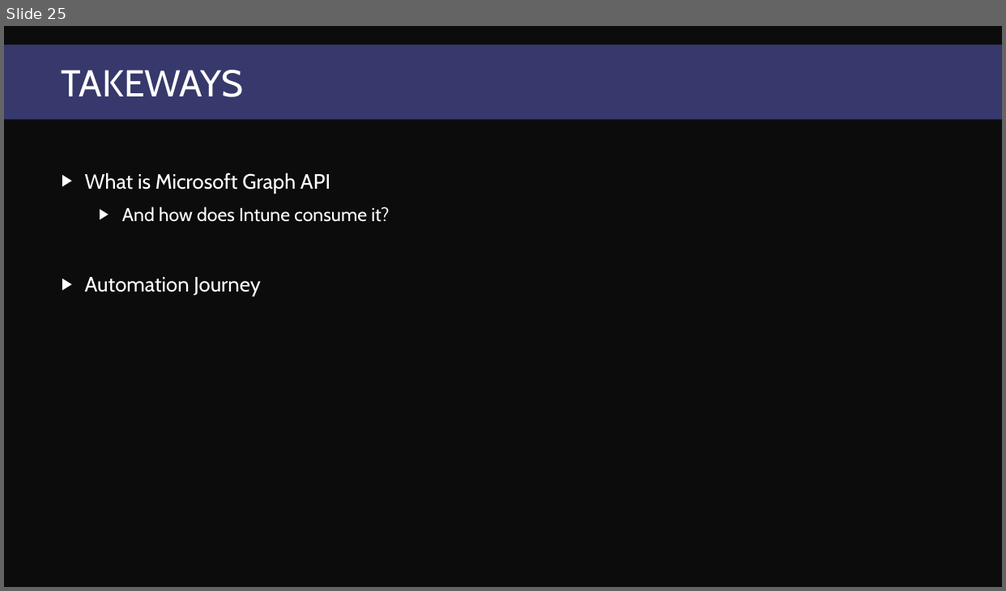
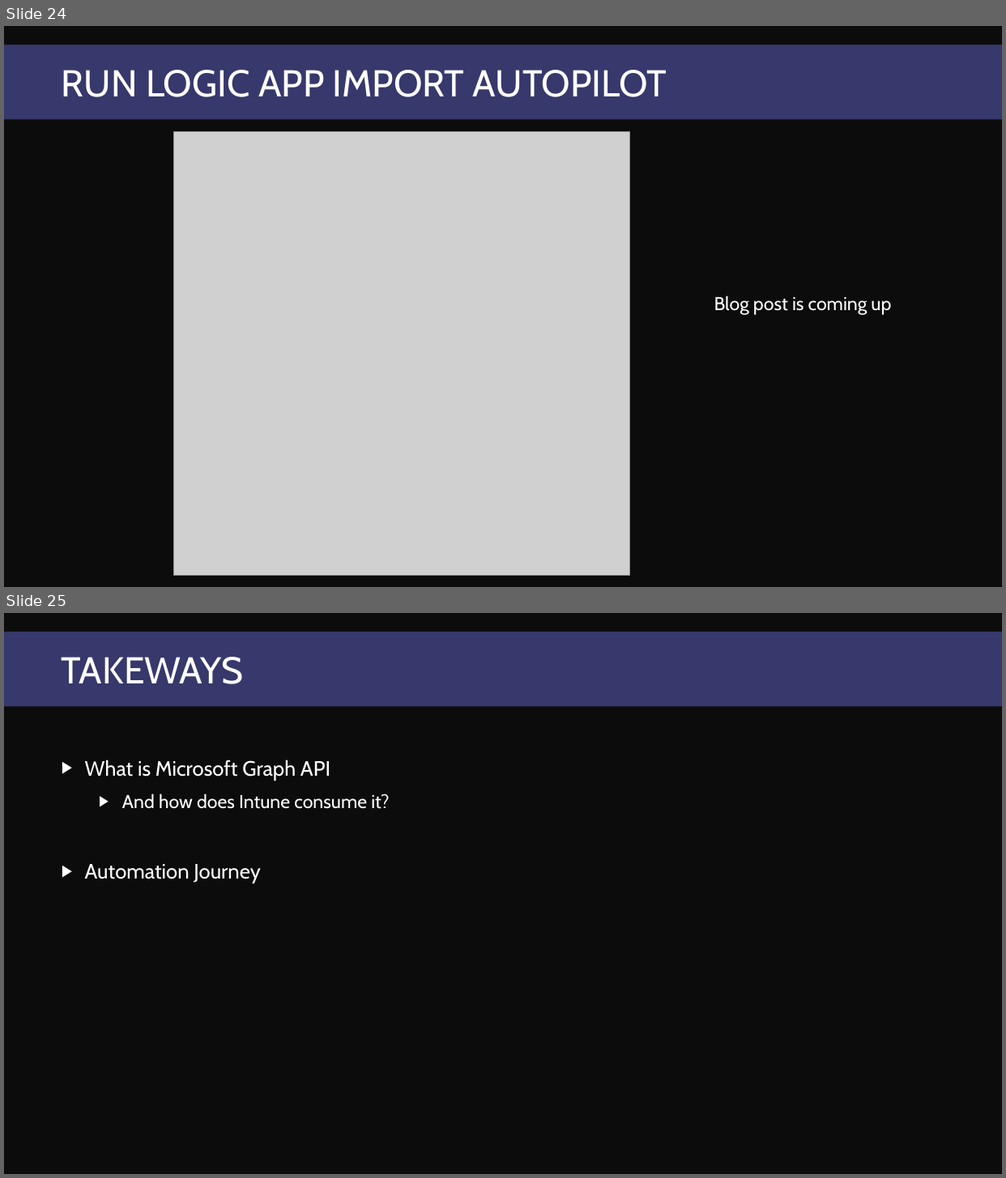
Before and after one commit to sandytsang/Presentations, a slide deck: 2019/MMSJazz/03.IntuneGraphAutomation/Intune Graph API Automation.pptx. Shown one above the other, each under a label of ours: slide 25 before the commit, slides 24 and 25 after it. The pictures are 1006x591 and 1006x1178 pixels, drawn with LibreOffice and Linux fonts; fonts in the diff are those of the drawing; grey boxes stand for pictures; background and template pictures are left out. Boxes give left, top, right and bottom in pixels: in the first picture for what was removed or moved away, otherwise in the second. Text is boxed around its words. In the diff, an @@ line names an element or a change of style, - is before the commit and + after.

```diff
--- a/2019/MMSJazz/03.IntuneGraphAutomation/Intune Graph API Automation.pptx
+++ b/2019/MMSJazz/03.IntuneGraphAutomation/Intune Graph API Automation.pptx
@@ slide 24 added at box(4, 26, 1002, 587), background #0C0C0C; not listed: 1 template element that a slide beside it also shows @@
@@ title added at box(62, 70, 667, 97), 36 pt, text #FFFFFF @@
+RUN LOGIC APP IMPORT AUTOPILOT
@@ picture added at box(174, 131, 630, 575) @@
@@ text added at box(714, 296, 891, 315), 18 pt, text #FFFFFF @@
+Blog post is coming up
```
Also in this commit, not shown: 1 other slide added, 1 slide removed, 1 other file.
